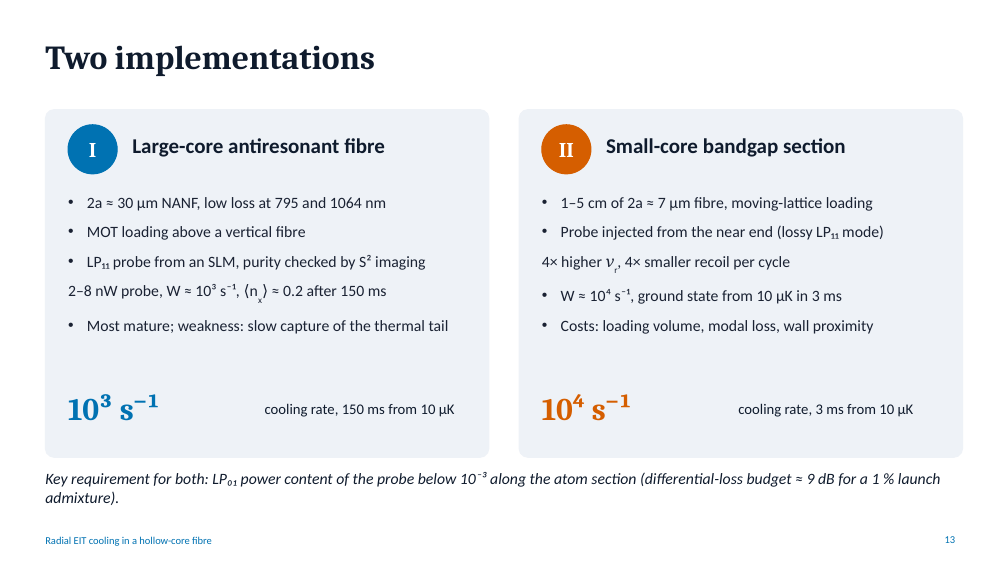
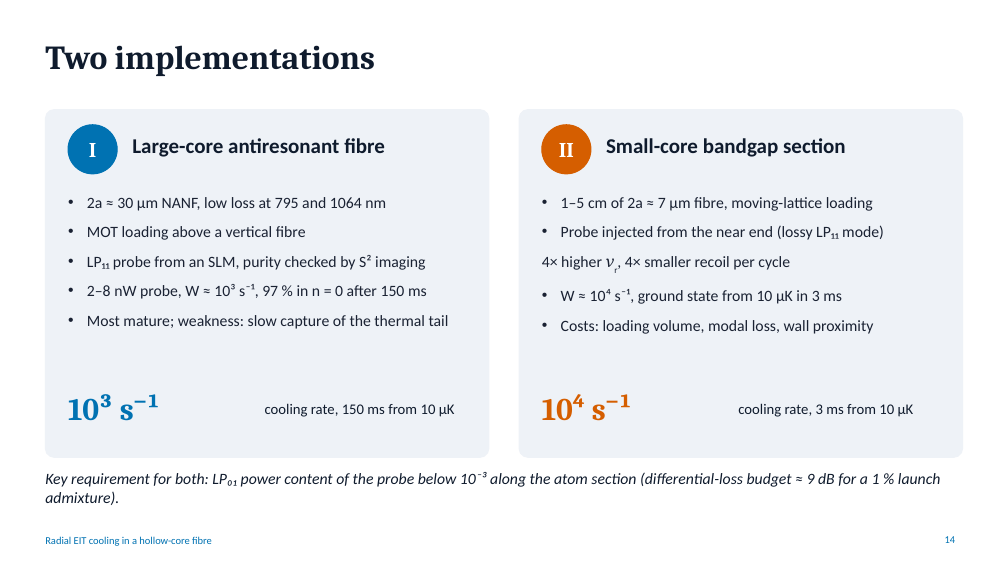
Before and after one commit to Leonardo-Razzai/hcf-eit-cooling, a slide deck: slide 14 of presentation/radial_eit_cooling_talk.pptx (slide 13 before the commit). Drawn at 1008x567 pixels with LibreOffice and Linux fonts; fonts in the diff are those of the drawing. Boxes give left, top, right and bottom in pixels: in the first picture for what was removed or moved away, otherwise in the second. Text is boxed around its words. In the diff, an @@ line names an element or a change of style, - is before the commit and + after.

```diff
--- a/presentation/radial_eit_cooling_talk.pptx
+++ b/presentation/radial_eit_cooling_talk.pptx
@@ text at [87,284,427,299]: text changed @@
-• 2–8 nW probe, W ≈ 10³ s⁻¹, ⟨nx⟩ ≈ 0.2 after 150 ms
+• 2–8 nW probe, W ≈ 10³ s⁻¹, 97 % in n = 0 after 150 ms
@@ page number at [945,536,956,543]: text changed @@
-13
+14
```
Also in this commit, not shown: 1 other slide changed, 1 slide added, 5 other files.
